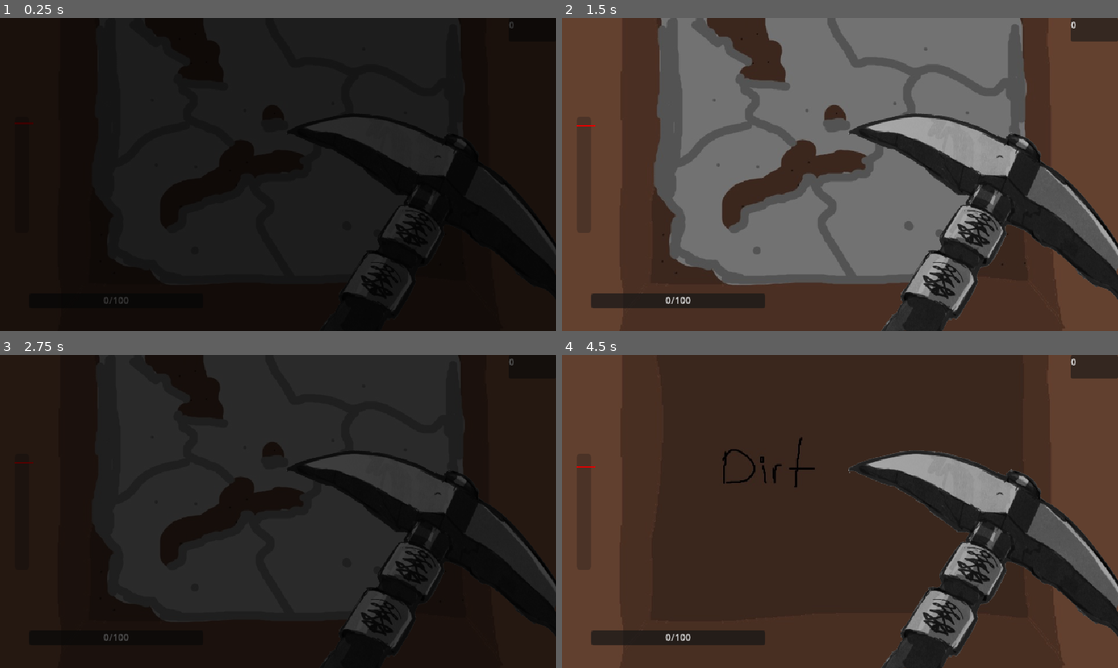
Above: before the commit, frames 1-4 (two rows, left to right).
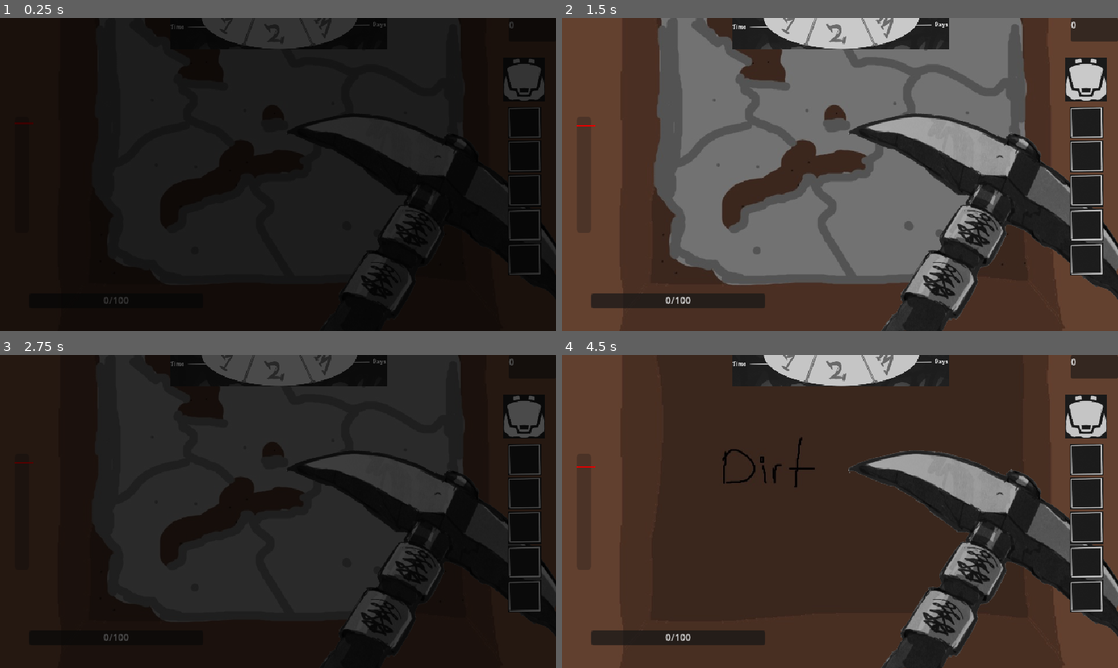
Above: after the commit, the same moments.

Repository: TezzyBear/brackeys-2025-2
Game: Godot game, scene res://scenes/game.tscn
Two runs of this game, one before a commit and one after it. Both use one fixed random seed, a clock stepped at 60 frames per second and the inputs below.
Inputs (mouse positions are in pixels of both pictures, inside the frame that each line leads up to):
- Up to frame 1 (0.25 s): no input
- Up to frame 2 (1.5 s): move the mouse to (962, 158) at 0.52 s; click (962, 158) at 0.6 s; tap Enter at 1.25 s; move the mouse to (728, 190) at 1.27 s; tap Q (hack_1) at 1.35 s
- Up to frame 3 (2.75 s): move the mouse to (333, 442) at 2.02 s; click (333, 442) at 2.1 s
- Up to frame 4 (4.5 s): move the mouse to (812, 574) at 2.77 s; tap Q (hack_1) at 2.85, 4.35 s; move the mouse to (1006, 558) at 3.52 s; click (1006, 558) at 3.6 s; move the mouse to (673, 464) at 4.27 s

The runs differ from the first frame. In frame 1, 1.2% of the frame differs, in the area x 30-98%, y 0-82%; in frame 2, 7.2%; in frame 3, 5.6%; in frame 4, 7.3%, in the area x 30-98%, y 0-83%.

Commit message:
skeleton for: inventory + time

Diff:
--- a/scenes/ui/canvas_ui.tscn
+++ b/scenes/ui/canvas_ui.tscn
@@ -1,8 +1,10 @@
-[gd_scene load_steps=4 format=3 uid="uid://1s8icgqleh81"]
+[gd_scene load_steps=6 format=3 uid="uid://1s8icgqleh81"]
 
 [ext_resource type="PackedScene" uid="uid://umwejshud0lh" path="res://scenes/ui/panel_sound.tscn" id="1_y2vrh"]
 [ext_resource type="PackedScene" uid="uid://ces3wna4uuv0e" path="res://scenes/ui/panel_fatigue.tscn" id="2_h1r6l"]
 [ext_resource type="PackedScene" uid="uid://48sf2wuwhoul" path="res://scenes/ui/panel_gold.tscn" id="3_h1r6l"]
+[ext_resource type="PackedScene" uid="uid://drj7yjmmqwon8" path="res://scenes/ui/panel_time.tscn" id="4_thgxd"]
+[ext_resource type="PackedScene" uid="uid://f3b0yxes8yir" path="res://scenes/ui/panel_inventory.tscn" id="5_cxcp1"]
 
 [node name="CanvasUI" type="CanvasLayer"]
 
@@ -18,3 +20,7 @@
 offset_right = 0.0
 offset_bottom = 40.0
 grow_horizontal = 0
+
+[node name="PanelTime" parent="." instance=ExtResource("4_thgxd")]
+
+[node name="PanelInventory" parent="." instance=ExtResource("5_cxcp1")]
--- /dev/null
+++ b/scenes/ui/inventory_slot.gd
@@ -0,0 +1,3 @@
+extends TextureRect
+
+class_name InventorySlot
--- /dev/null
+++ b/scenes/ui/panel_inventory.gd
@@ -0,0 +1,3 @@
+extends Panel
+
+class_name PanelInventory
--- /dev/null
+++ b/scenes/ui/panel_inventory.tscn
@@ -0,0 +1,121 @@
+[gd_scene load_steps=5 format=3 uid="uid://f3b0yxes8yir"]
+
+[ext_resource type="Script" uid="uid://coav3rmane0sl" path="res://scenes/ui/panel_inventory.gd" id="1_50mbj"]
+[ext_resource type="Texture2D" uid="uid://qjfwmc0ddmxy" path="res://scenes/ui/backpack.png" id="2_r3ega"]
+[ext_resource type="Texture2D" uid="uid://dxmaeqq5wtj48" path="res://scenes/ui/inventory_empty.png" id="3_n7ico"]
+[ext_resource type="Script" uid="uid://bma8br4xtgt3m" path="res://scenes/ui/inventory_slot.gd" id="4_n7ico"]
+
+[node name="PanelInventory" type="Panel"]
+self_modulate = Color(1, 1, 1, 0)
+anchors_preset = 6
+anchor_left = 1.0
+anchor_top = 0.5
+anchor_right = 1.0
+anchor_bottom = 0.5
+offset_left = -40.0
+offset_top = -20.0
+offset_bottom = 20.0
+grow_horizontal = 0
+grow_vertical = 2
+script = ExtResource("1_50mbj")
+
+[node name="Backpack" type="TextureRect" parent="."]
+layout_mode = 1
+anchors_preset = 6
+anchor_left = 1.0
+anchor_top = 0.5
+anchor_right = 1.0
+anchor_bottom = 0.5
+offset_left = -92.0
+offset_top = -202.0
+offset_right = 53.0
+offset_bottom = -49.0
+grow_horizontal = 0
+grow_vertical = 2
+scale = Vector2(0.5, 0.5)
+texture = ExtResource("2_r3ega")
+
+[node name="Slot" type="TextureRect" parent="."]
+layout_mode = 1
+anchors_preset = 6
+anchor_left = 1.0
+anchor_top = 0.5
+anchor_right = 1.0
+anchor_bottom = 0.5
+offset_left = -83.0
+offset_top = -118.0
+offset_right = 59.0
+offset_bottom = 22.0
+grow_horizontal = 0
+grow_vertical = 2
+scale = Vector2(0.4, 0.4)
+texture = ExtResource("3_n7ico")
+script = ExtResource("4_n7ico")
+
+[node name="Slot2" type="TextureRect" parent="."]
+layout_mode = 1
+anchors_preset = 6
+anchor_left = 1.0
+anchor_top = 0.5
+anchor_right = 1.0
+anchor_bottom = 0.5
+offset_left = -83.0
+offset_top = -60.0
+offset_right = 59.0
+offset_bottom = 80.0
+grow_horizontal = 0
+grow_vertical = 2
+scale = Vector2(0.4, 0.4)
+texture = ExtResource("3_n7ico")
+script = ExtResource("4_n7ico")
+
+[node name="Slot3" type="TextureRect" parent="."]
+layout_mode = 1
+anchors_preset = 6
+anchor_left = 1.0
+anchor_top = 0.5
+anchor_right = 1.0
+anchor_bottom = 0.5
+offset_left = -83.0
+offset_top = -1.00001
+offset_right = 59.0
+offset_bottom = 139.0
+grow_horizontal = 0
+grow_vertical = 2
+scale = Vector2(0.4, 0.4)
+texture = ExtResource("3_n7ico")
+script = ExtResource("4_n7ico")
+
+[node name="Slot4" type="TextureRect" parent="."]
+layout_mode = 1
+anchors_preset = 6
+anchor_left = 1.0
+anchor_top = 0.5
+anchor_right = 1.0
+anchor_bottom = 0.5
+offset_left = -83.0
+offset_top = 59.0
+offset_right = 59.0
+offset_bottom = 199.0
+grow_horizontal = 0
+grow_vertical = 2
+scale = Vector2(0.4, 0.4)
+texture = ExtResource("3_n7ico")
+script = ExtResource("4_n7ico")
+
+[node name="Slot5" type="TextureRect" parent="."]
+layout_mode = 1
+anchors_preset = 6
+anchor_left = 1.0
+anchor_top = 0.5
+anchor_right = 1.0
+anchor_bottom = 0.5
+offset_left = -83.0
+offset_top = 118.0
+offset_right = 59.0
+offset_bottom = 258.0
+grow_horizontal = 0
+grow_vertical = 2
+scale = Vector2(0.4, 0.4)
+texture = ExtResource("3_n7ico")
+script = ExtResource("4_n7ico")
--- /dev/null
+++ b/scenes/ui/panel_time.gd
@@ -0,0 +1,3 @@
+extends Panel
+
+class_name PanelTime
--- /dev/null
+++ b/scenes/ui/panel_time.tscn
@@ -0,0 +1,27 @@
+[gd_scene load_steps=3 format=3 uid="uid://drj7yjmmqwon8"]
+
+[ext_resource type="Script" uid="uid://bdky5puk52vfr" path="res://scenes/ui/panel_time.gd" id="1_vui22"]
+[ext_resource type="Texture2D" uid="uid://oa7hes7te3d2" path="res://scenes/ui/time.png" id="2_35s72"]
+
+[node name="PanelTime" type="Panel"]
+self_modulate = Color(1, 1, 1, 0)
+anchors_preset = 5
+anchor_left = 0.5
+anchor_right = 0.5
+offset_left = -20.0
+offset_right = 20.0
+offset_bottom = 40.0
+grow_horizontal = 2
+script = ExtResource("1_vui22")
+
+[node name="TextureRect" type="TextureRect" parent="."]
+layout_mode = 1
+anchors_preset = 5
+anchor_left = 0.5
+anchor_right = 0.5
+offset_left = -187.0
+offset_right = 1063.0
+offset_bottom = 179.0
+grow_horizontal = 2
+scale = Vector2(0.3, 0.3)
+texture = ExtResource("2_35s72")
Binary file added: scenes/ui/backpack.png
Not shown, added: scenes/ui/backpack.png.import
Binary file added: scenes/ui/inventory_empty.png
Not shown, added: scenes/ui/inventory_empty.png.import
Not shown, added: scenes/ui/inventory_slot.gd.uid
Not shown, added: scenes/ui/panel_inventory.gd.uid
Not shown, added: scenes/ui/panel_time.gd.uid
Binary file added: scenes/ui/time.png
Not shown, added: scenes/ui/time.png.import
